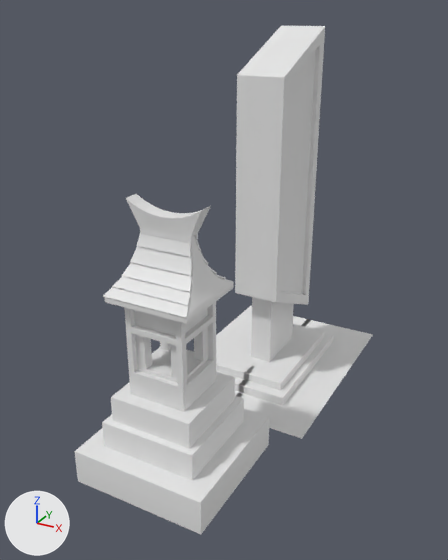
Renders of the Blender file Blender_Files/StoneShrine.blend from each side of a commit.
Camera for both pictures: a camera (50 mm lens) standing at (4.08, -6.01, 6.06) and looking at (-0.14, 1.67, 2.23). The lights are fixed; the arrows at lower left show +X, +Y and +Z.
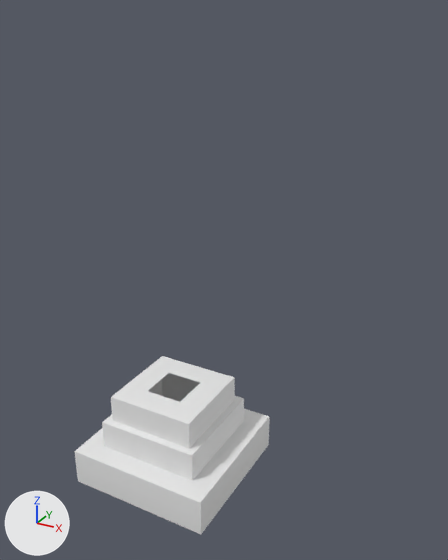
Where the change shows, as pixel boxes (x1, y1, x2, y2) in the pictures (448 x 560 px):
```json
{"object": "Plane", "change": "hidden", "before": [216, 26, 373, 439]}
{"object": "Cube.003", "change": "hidden", "before": [124, 302, 216, 412]}
{"object": "Plane.003", "change": "hidden", "before": [103, 233, 234, 319]}
{"object": "Cube.004", "change": "hidden", "before": [126, 194, 211, 243]}
{"object": "Plane.001", "change": "hidden", "before": [104, 236, 234, 324]}
{"part": 1, "of": "me_plane", "change": "built on", "before": [216, 306, 373, 439]}
```

The change, as JSON lines over the scene's bpy script:
```json
{"op": "add", "block": "mat_plane", "code": ["mat_plane = principled_material('Plane')", "mat_plane.base_color = (0.8, 0.8, 0.8)  # white #e7e7e7"]}
{"block": "me_plane", "where": "# used by ob_plane; location = (0.0, 3.27, 0.0); scale = (1.58, 1.58, 1.58)"}
{"op": "remove", "block": "me_plane", "code": "me_plane.from_pydata(...)  # 136 vertices, 110 faces; spans x -0.03..0.87, y -1.2..1.2, z 0.0..3.66"}
{"op": "add", "block": "me_plane", "code": "me_plane.from_pydata(...)  # 297 vertices, 292 faces; spans x -0.87..0.87, y -1.2..1.2, z 0.0..3.66"}
{"block": "me_plane", "change": "me_plane part 1: 22 vertices removed from x -0.03, y -1.2..1.2, z 0.0..0.18; 183 vertices added at x -0.87..0.87, y -1.2..1.2, z 0.0..3.66"}
{"op": "add", "block": "me_plane", "code": "me_plane.materials.append(mat_plane)  # white #e7e7e7"}
{"op": "add", "block": "ob_cube_003", "code": "ob_cube_003.hide_set(True)"}
{"op": "add", "block": "ob_plane_001", "code": "ob_plane_001.hide_set(True)"}
{"op": "add", "block": "ob_cube_004", "code": "ob_cube_004.hide_set(True)"}
{"op": "add", "block": "ob_plane_003", "code": "ob_plane_003.hide_set(True)"}
{"op": "remove", "block": "ob_plane", "code": "_m = ob_plane.modifiers.new('Mirror', 'MIRROR')"}
{"op": "remove", "block": "ob_plane", "code": "_m.merge_threshold = 0.0002"}
{"op": "add", "block": "ob_plane", "code": "ob_plane.hide_set(True)  # its collection is switched off"}
```
